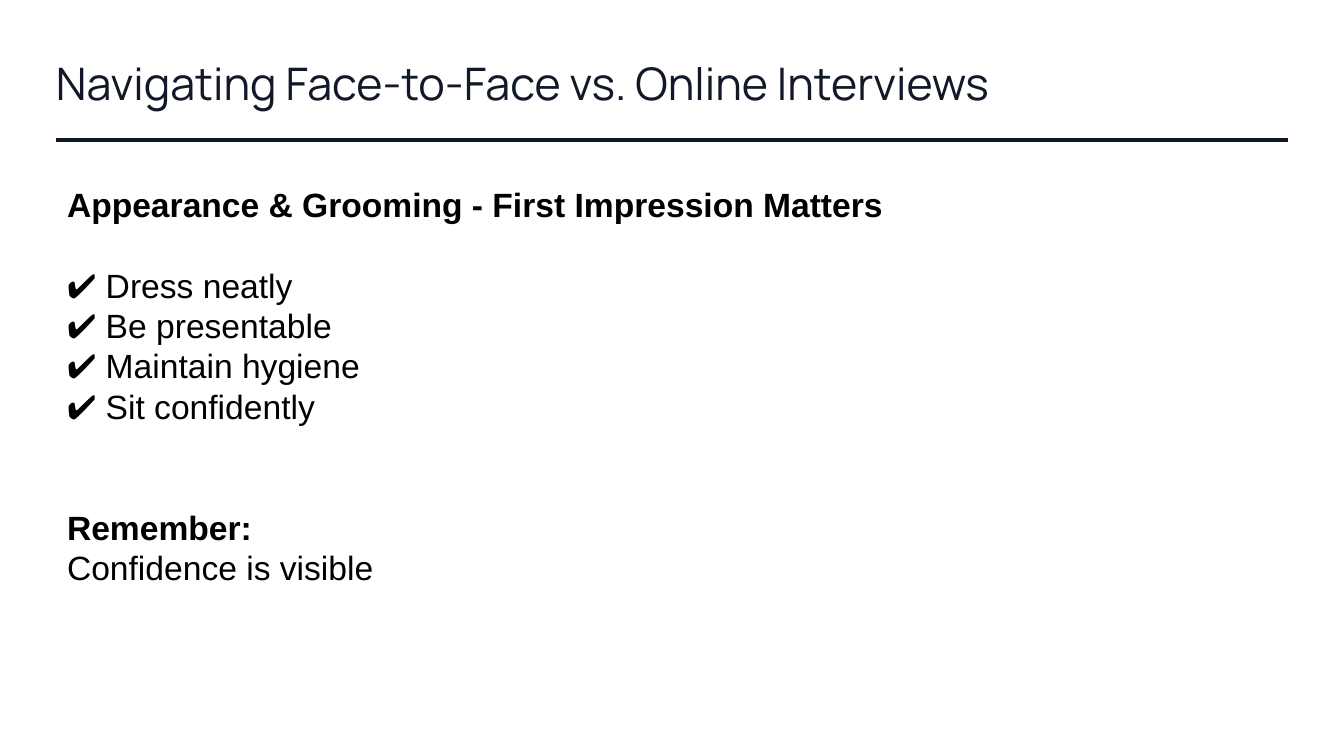
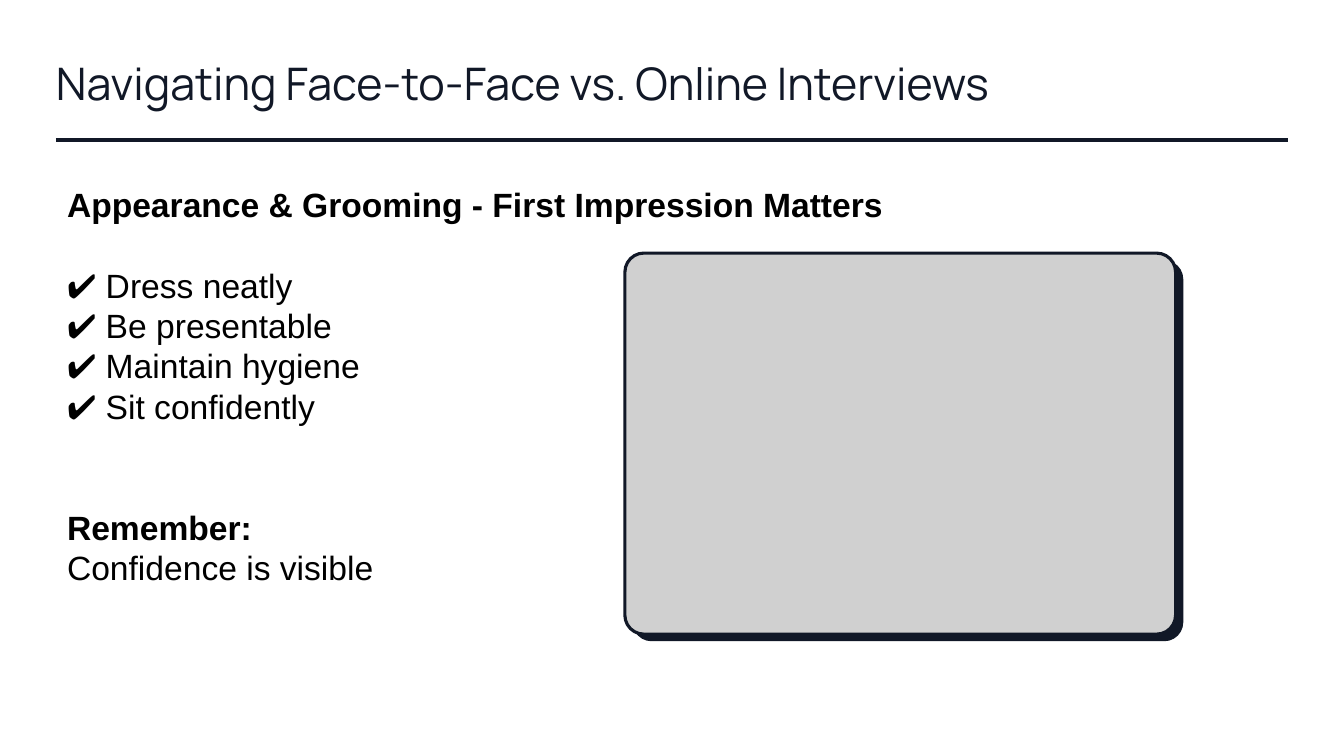
Before and after one commit to brinda-25/workshop, a slide deck: slide 13 of Day4/Mastering_Interview.pptx (slide 14 before the commit). Drawn at 1344x756 pixels with LibreOffice and Linux fonts; fonts in the diff are those of the drawing; grey boxes stand for pictures. Boxes give left, top, right and bottom in pixels: in the first picture for what was removed or moved away, otherwise in the second. Text is boxed around its words. In the diff, an @@ line names an element or a change of style, - is before the commit and + after.

```diff
--- a/Day4/Mastering_Interview.pptx
+++ b/Day4/Mastering_Interview.pptx
@@ picture added at box(625, 253, 1176, 634) @@
@@ rounded rectangle added at box(625, 253, 1176, 634), outline #111827 2.25 pt @@
@@ rounded rectangle added at box(633, 260, 1184, 641), fill #111827 @@
```
Also in this commit, not shown: 2 other slides changed, 1 slide removed.
